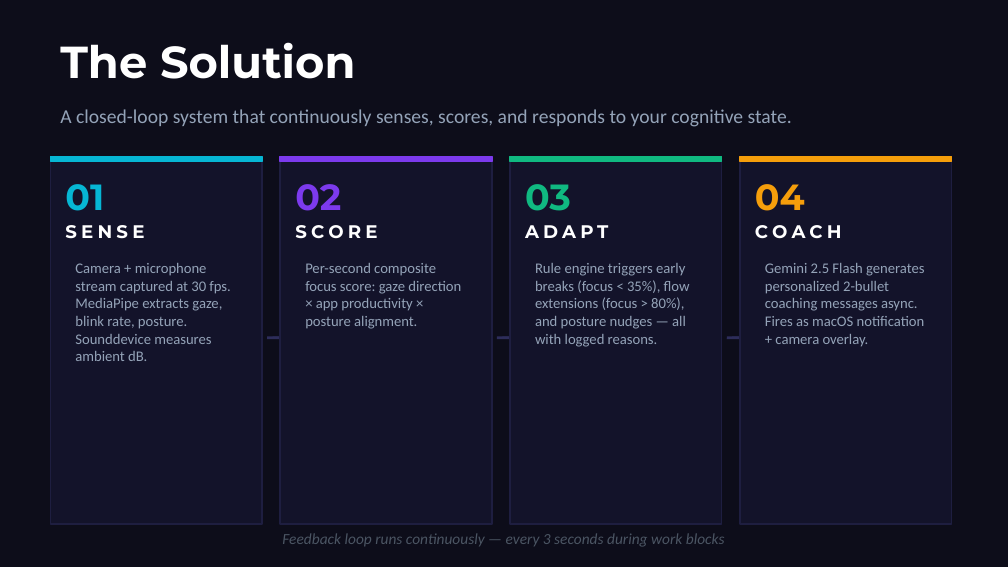
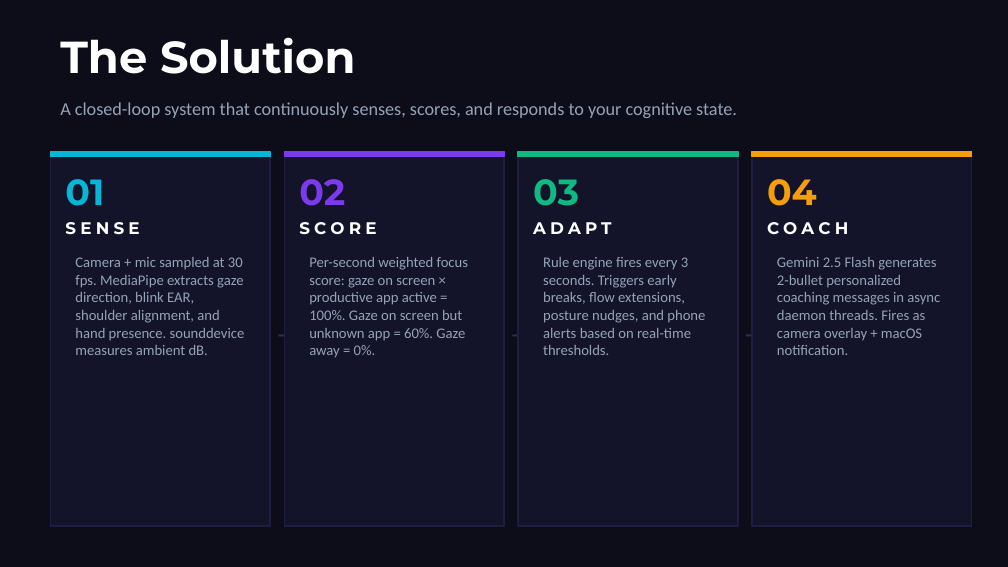
Before and after one commit to safaahussain1/adaptive-pomodoro-buddy, a slide deck: slide 3 of CS153_Pomodoro_Buddy_Slides.pptx. Drawn at 1008x567 pixels with LibreOffice and Linux fonts; fonts in the diff are those of the drawing. Boxes give left, top, right and bottom in pixels: in the first picture for what was removed or moved away, otherwise in the second. Text is boxed around its words. In the diff, an @@ line names an element or a change of style, - is before the commit and + after.

```diff
--- a/CS153_Pomodoro_Buddy_Slides.pptx
+++ b/CS153_Pomodoro_Buddy_Slides.pptx
@@ text "The Solution": place and size @@
-text "The Solution" at (60,42,355,79)
+text "The Solution" at (60,37,355,74)
@@ text "A closed-loop system that continuously ..." at (60,102,737,118): size 14 to 13 pt @@
@@ rectangle: place and size @@
-rectangle at (50,156,262,524)
+rectangle at (50,151,270,526)
@@ rectangle: place and size @@
-rectangle at (50,156,262,161)
+rectangle at (50,151,270,156)
@@ text "01": place and size @@
-text "01" at (65,184,104,211)
+text "01" at (65,179,104,206)
@@ rectangle: place and size @@
-rectangle at (280,156,492,524)
+rectangle at (284,151,504,526)
@@ rectangle: place and size @@
-rectangle at (280,156,492,161)
+rectangle at (284,151,504,156)
@@ text "02": place and size @@
-text "02" at (295,184,341,211)
+text "02" at (299,179,345,206)
@@ rectangle: place and size @@
-rectangle at (510,156,722,524)
+rectangle at (518,151,738,526)
@@ rectangle: place and size @@
-rectangle at (510,156,722,161)
+rectangle at (518,151,738,156)
@@ text "03": place and size @@
-text "03" at (525,184,571,211)
+text "03" at (533,179,579,206)
@@ rectangle: place and size @@
-rectangle at (740,156,952,524)
+rectangle at (752,151,972,526)
@@ rectangle: place and size @@
-rectangle at (740,156,952,161)
+rectangle at (752,151,972,156)
@@ text "04": place and size @@
-text "04" at (755,184,805,211)
+text "04" at (767,179,817,206)
@@ text "ADAPT": place and size @@
-text "ADAPT" at (525,225,608,238)
+text "ADAPT" at (533,222,611,234)
@@ size 13 to 12 pt in 4 elements at (65,222,139,235), (299,222,376,235), (533,222,611,234), (767,222,848,234) @@
@@ text "COACH": place and size @@
-text "COACH" at (755,225,842,239)
+text "COACH" at (767,222,848,234)
@@ text at (75,257,245,355): text changed @@
-Camera + microphone stream captured at 30 fps. MediaPipe extracts gaze, blink rate, posture. Sounddevice measures ambient dB.
+Camera + mic sampled at 30 fps. MediaPipe extracts gaze direction, blink EAR, shoulder alignment, and hand presence. sounddevice measures ambient dB.
@@ text at (309,257,468,358): text changed @@
-Per-second composite focus score: gaze direction × app productivity × posture alignment.
+Per-second weighted focus score: gaze on screen × productive app active = 100%. Gaze on screen but unknown app = 60%. Gaze away = 0%.
@@ text at (543,257,705,355): text changed @@
-Rule engine triggers early breaks (focus < 35%), flow extensions (focus > 80%), and posture nudges — all with logged reasons.
+Rule engine fires every 3 seconds. Triggers early breaks, flow extensions, posture nudges, and phone alerts based on real-time thresholds.
@@ text at (777,257,940,355): text changed @@
-Gemini 2.5 Flash generates personalized 2-bullet coaching messages async. Fires as macOS notification + camera overlay.
+Gemini 2.5 Flash generates 2-bullet personalized coaching messages in async daemon threads. Fires as camera overlay + macOS notification.
@@ text "→": place and size @@
-text "→" at (262,323,284,351)
+text "→" at (268,321,288,349)
@@ text "→": place and size @@
-text "→" at (492,323,514,351)
+text "→" at (502,321,522,349)
@@ text "→": place and size @@
-text "→" at (722,323,744,351)
+text "→" at (736,321,756,349)
@@ line removed from (267, 338) to (282, 338) @@
@@ line removed from (497, 338) to (512, 338) @@
@@ line removed from (727, 338) to (742, 338) @@
@@ text removed at (282,533,725,547) @@
-Feedback loop runs continuously — every 3 seconds during work blocks
```
Also in this commit, not shown: 9 other slides changed, 1 slide added, 3 other files.
